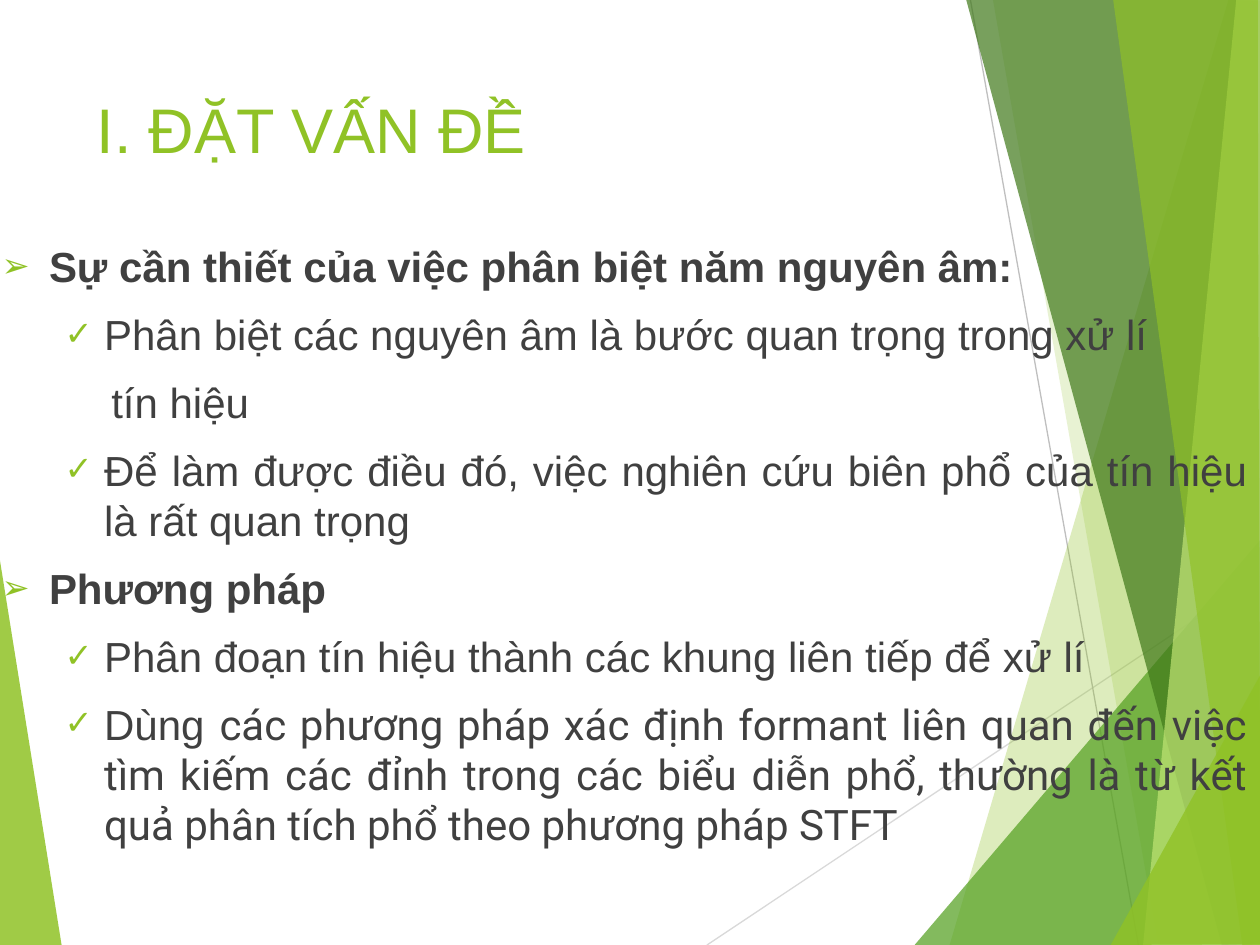
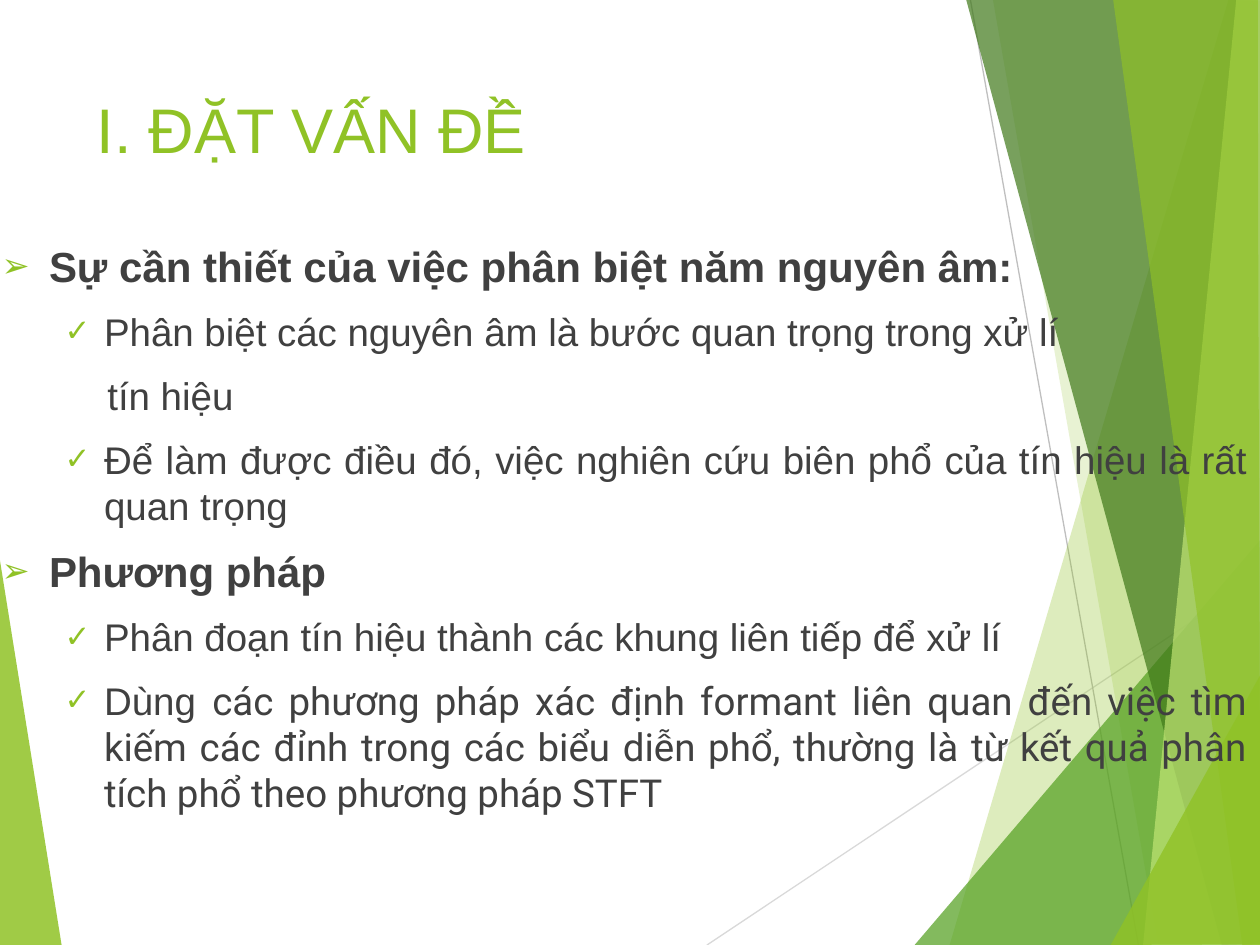
Before and after one commit to nhom-11-xlths/dE_02, a slide deck: slide 2 of SlideBaoCao.pptx. Drawn at 1260x945 pixels with LibreOffice and Linux fonts; fonts in the diff are those of the drawing. Boxes give left, top, right and bottom in pixels: in the first picture for what was removed or moved away, otherwise in the second. Text is boxed around its words. In the diff, an @@ line names an element or a change of style, - is before the commit and + after.

```diff
--- a/SlideBaoCao.pptx
+++ b/SlideBaoCao.pptx
@@ text at [104, 316, 1247, 815]: size 24 to 22 pt in "Phân biệt các nguyên âm là bước ...", "tín hiệu", "Để làm được điều đó, việc nghiên ...", "Phân đoạn tín hiệu thành các khung ..." and 1 more places @@
```
Also in this commit, not shown: 2 other slides changed, 11 slides added.
